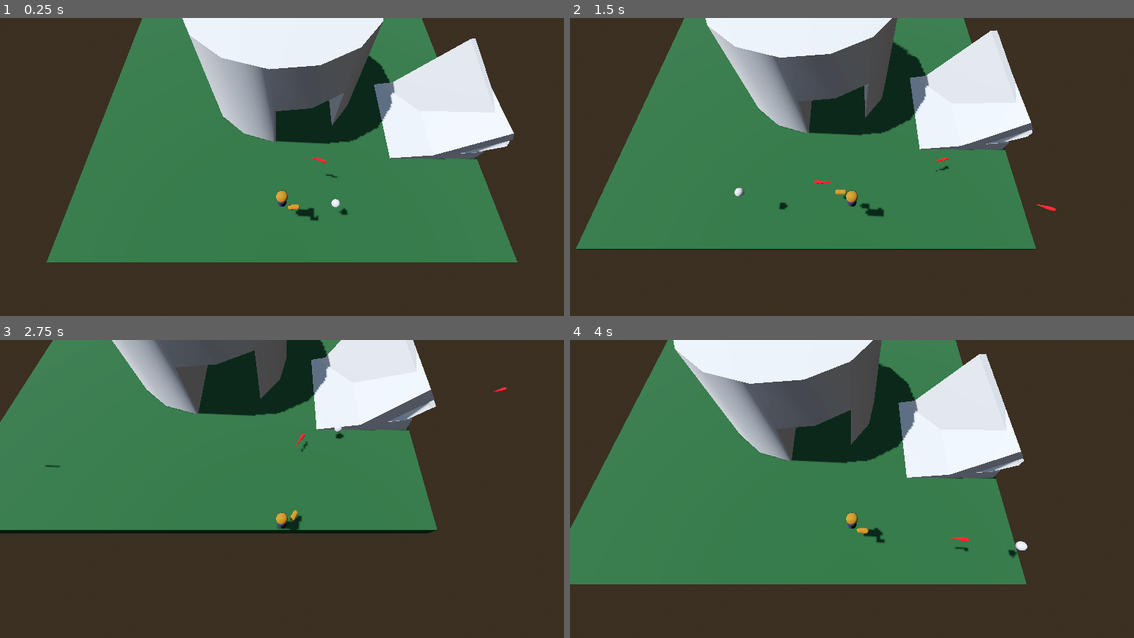
Above: before the commit, frames 1-4 (two rows, left to right).
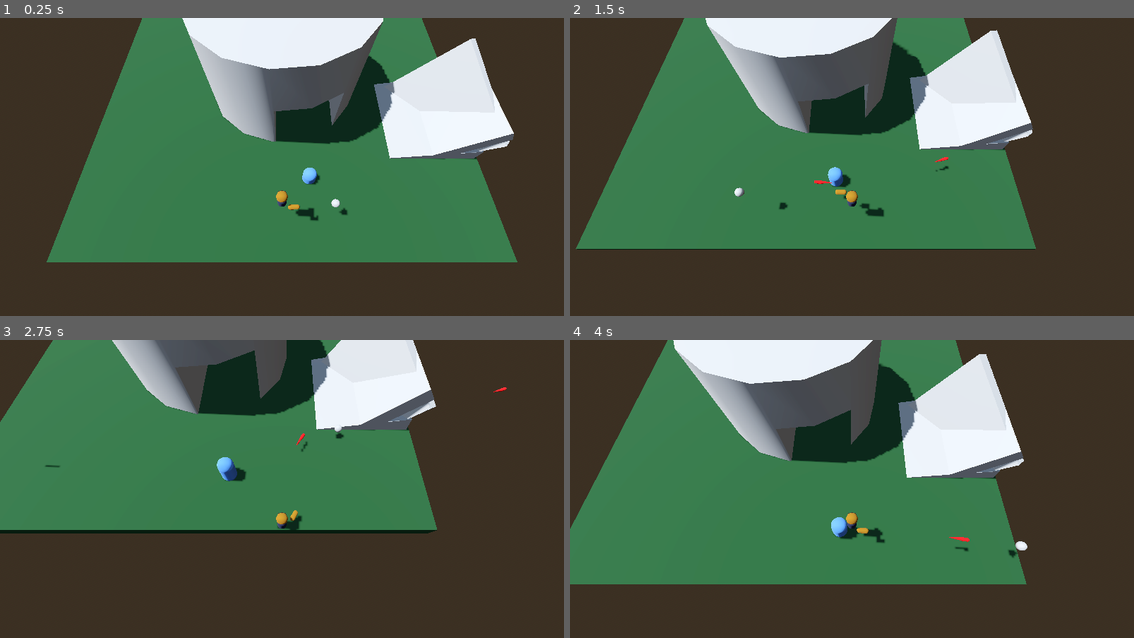
Above: after the commit, the same moments.

Repository: unblinky/twin-time
Game: Godot game, scene res://Main/Main.tscn
Same seed, same stepped clock (60 frames per second), same inputs: the game is played once before the commit and once after it.
Inputs (mouse positions are in pixels of both pictures, inside the frame that each line leads up to):
- Up to frame 1 (0.25 s): no input
- Up to frame 2 (1.5 s): move the mouse to (976, 161) at 0.52 s; hold D (move_right) 0.53-1.28 s; click (976, 161) at 0.6 s; tap Space (jump) at 0.77 s; move the mouse to (739, 193) at 1.27 s; hold S (move_back) from 1.28 s (still down); click (739, 193) at 1.35 s
- Up to frame 3 (2.75 s): tap Space (jump) at 1.52 s; move the mouse to (338, 429) at 2.02 s; release S (move_back) at 2.03 s; hold D (move_right) from 2.03 s (still down); click (338, 429) at 2.1 s
- Up to frame 4 (4 s): move the mouse to (823, 560) at 2.77 s; release D (move_right) at 2.78 s; hold W (move_forward) 2.78-3.53 s; click (823, 560) at 2.85 s; tap Space (jump) at 3.02, 3.77 s; move the mouse to (1021, 545) at 3.52 s; hold A (move_left) from 3.53 s (still down); click (1021, 545) at 3.6 s

The runs differ from the first frame. In frame 1, 0.2% of the frame differs, in the area x 53-60%, y 46-56%; in frame 2, 0.2%; in frame 3, 0.3%, in the area x 38-44%, y 39-48%; in frame 4, 0.2%.

Commit message:
Added a Mob that chases slowly.

Diff:
--- a/Code/Bullet/Bullet.gd
+++ b/Code/Bullet/Bullet.gd
@@ -6,7 +6,7 @@
 
 func _ready() -> void:
 	timer.timeout.connect(OnTimedOut)
-
+	area_entered.connect(OnAreaEntered)
 
 func _process(delta: float) -> void:
 	var direction: Vector2 = Vector2(-sin(rotation.y), -cos(rotation.y))
@@ -17,5 +17,10 @@
 	#apply_impulse(direction * 5)
 	#apply_impulse(Vector3(direction.x, 10, direction.y))
 
+func OnAreaEntered(other_area):
+	if other_area is Mob:
+		other_area.queue_free()
+		queue_free()
+
 func OnTimedOut():
 	queue_free()
--- a/Code/Main/Main.tscn
+++ b/Code/Main/Main.tscn
@@ -4,7 +4,7 @@
 [ext_resource type="Script" uid="uid://l6w1ixdpksmm" path="res://Main/Main.gd" id="1_ps1la"]
 [ext_resource type="PackedScene" uid="uid://daops0mjeidif" path="res://Level/Level.tscn" id="2_6aewd"]
 [ext_resource type="PackedScene" uid="uid://bo67fto5x6akt" path="res://Debris/Debris.tscn" id="4_ps1la"]
-[ext_resource type="PackedScene" uid="uid://b6mk27qplxdk" path="res://Bullet/Bullet.tscn" id="5_6aewd"]
+[ext_resource type="PackedScene" uid="uid://cyf73iap53ynj" path="res://Mob/Mob.tscn" id="5_6aewd"]
 
 [sub_resource type="ProceduralSkyMaterial" id="ProceduralSkyMaterial_lxy7q"]
 sky_horizon_color = Color(0.662243, 0.671743, 0.686743, 1)
@@ -43,5 +43,6 @@
 [node name="Debris" parent="." instance=ExtResource("4_ps1la")]
 transform = Transform3D(0.897674, 0.44066, -1.31327e-08, -0.40015, 0.815151, -0.418818, -0.184556, 0.375962, 0.90807, 2.30987, 2.64326, -2.7735)
 
-[node name="Bullet" parent="." instance=ExtResource("5_6aewd")]
-transform = Transform3D(-0.309332, 0, -0.950954, 0, 1, 0, 0.950954, 0, -0.309332, 0.174499, 2.52393, 8.26207)
+[node name="Mob" parent="." node_paths=PackedStringArray("player") instance=ExtResource("5_6aewd")]
+transform = Transform3D(1, 0, 0, 0, 1, 0, 0, 0, 1, 2.11123, 0, 9.05099)
+player = NodePath("../Player")
--- /dev/null
+++ b/Code/Mob/Mob.gd
@@ -0,0 +1,7 @@
+extends Area3D
+class_name Mob
+
+@export var player: Player
+
+func _process(delta: float) -> void:
+	position = position.move_toward(player.position, delta)
--- /dev/null
+++ b/Code/Mob/Mob.tscn
@@ -0,0 +1,20 @@
+[gd_scene load_steps=5 format=3 uid="uid://cyf73iap53ynj"]
+
+[ext_resource type="Script" uid="uid://du8j0xkcp7fhp" path="res://Mob/Mob.gd" id="1_nyfkj"]
+
+[sub_resource type="CapsuleShape3D" id="CapsuleShape3D_qjegg"]
+
+[sub_resource type="StandardMaterial3D" id="StandardMaterial3D_sh1tp"]
+albedo_color = Color(0.257924, 0.432735, 0.731202, 1)
+
+[sub_resource type="CapsuleMesh" id="CapsuleMesh_3l14s"]
+
+[node name="Mob" type="Area3D"]
+script = ExtResource("1_nyfkj")
+
+[node name="CollisionShape3D" type="CollisionShape3D" parent="."]
+shape = SubResource("CapsuleShape3D_qjegg")
+
+[node name="MeshInstance3D" type="MeshInstance3D" parent="."]
+material_override = SubResource("StandardMaterial3D_sh1tp")
+mesh = SubResource("CapsuleMesh_3l14s")
